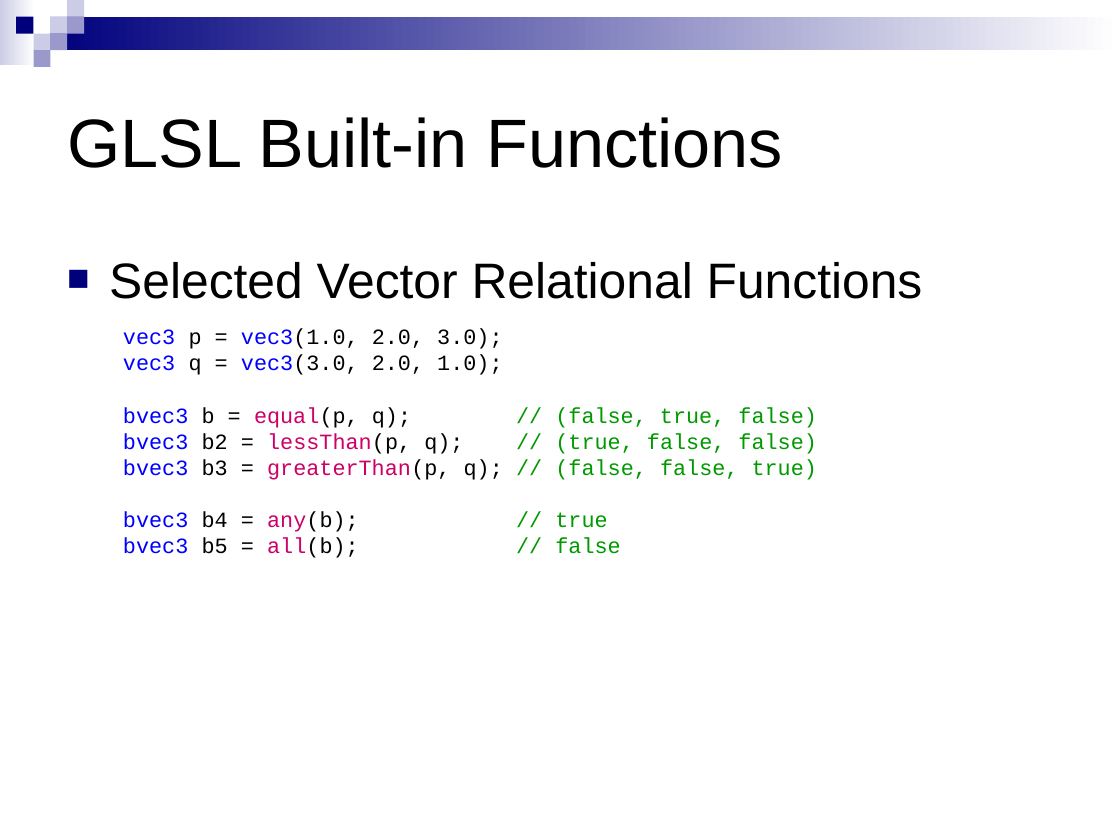
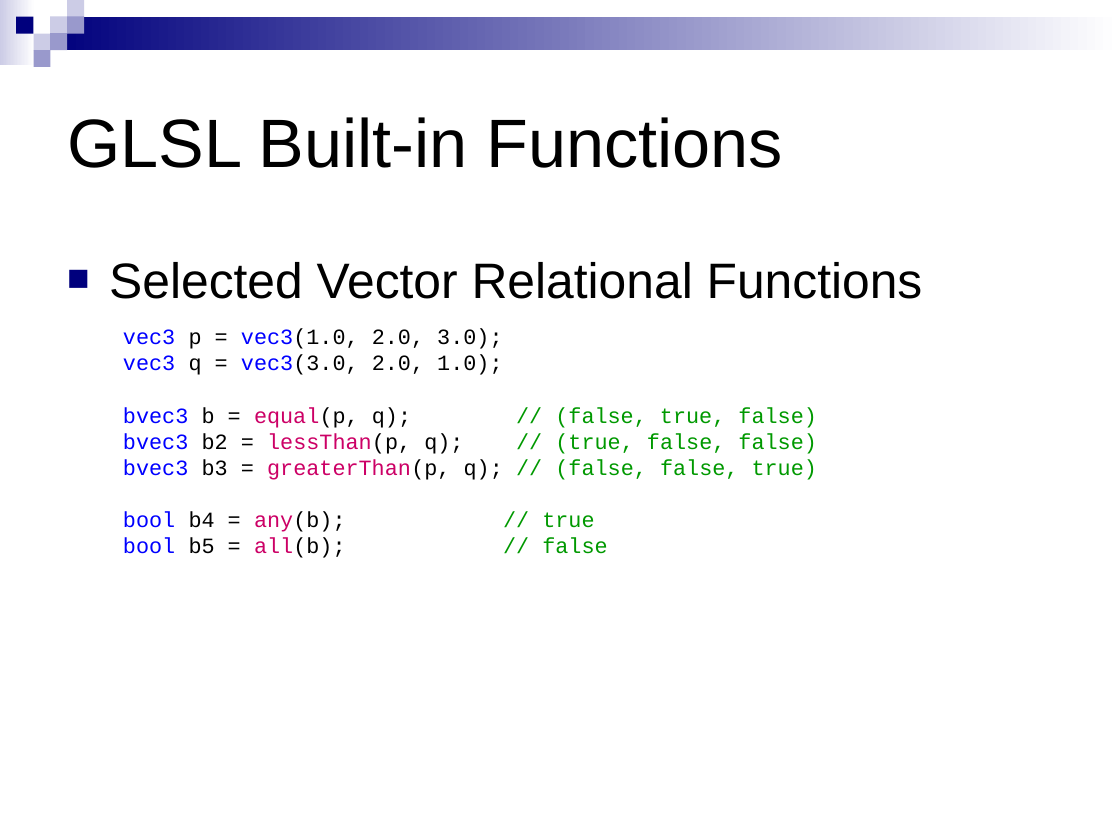
Before and after one commit to CIS565-Spring-2012/cis565-spring-2012.github.com, a slide deck: slide 50 of lectures/03-14-GLSL-Intro.pptx. Drawn at 1120x840 pixels with LibreOffice and Linux fonts; fonts in the diff are those of the drawing. Boxes give left, top, right and bottom in pixels: in the first picture for what was removed or moved away, otherwise in the second. Text is boxed around its words. In the diff, an @@ line names an element or a change of style, - is before the commit and + after.

Commit message:
Fixed GLSL errors in 03-14 slides

```diff
--- a/lectures/03-14-GLSL-Intro.pptx
+++ b/lectures/03-14-GLSL-Intro.pptx
@@ text at (123,512,607,558): text changed @@
-bvec3 b4 = any(b); // true
-bvec3 b5 = all(b); // false
+bool b4 = any(b); // true
+bool b5 = all(b); // false
```
Also in this commit, not shown: 6 other slides changed, 1 other file.
